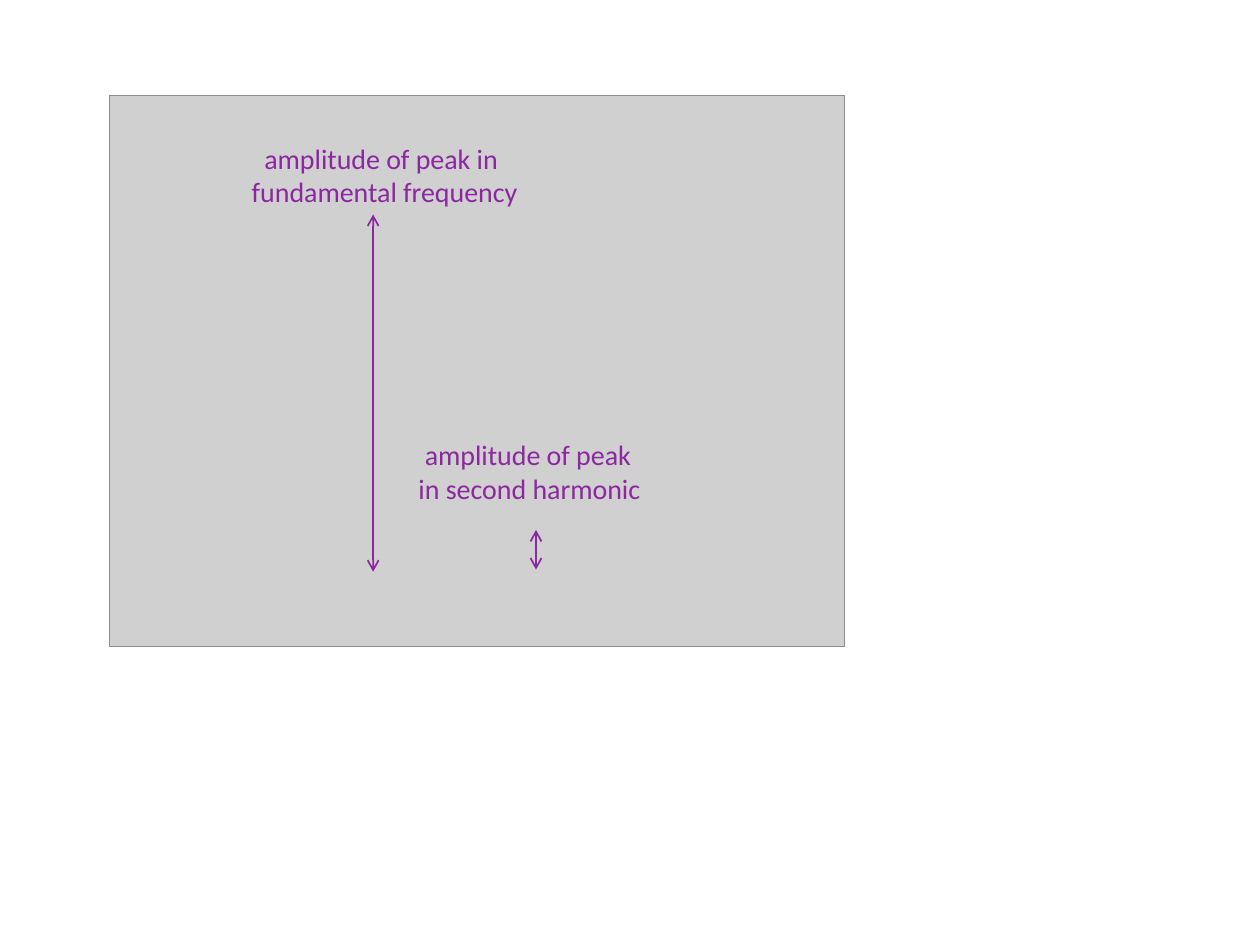
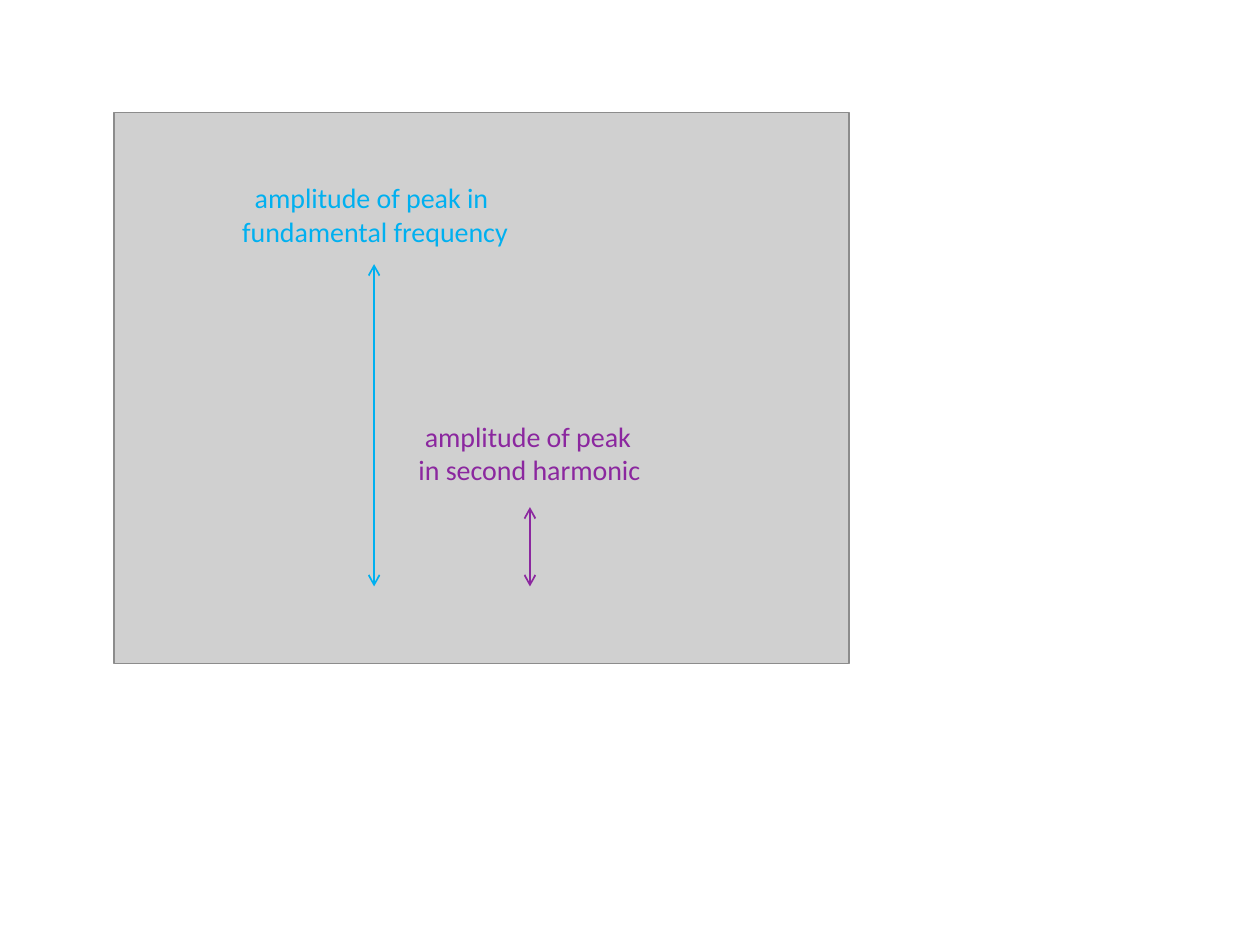
Before and after one commit to laleczka/magisterka, a slide deck: slide 6 of images/grafiki2.pptx. Drawn at 1260x945 pixels with LibreOffice and Linux fonts; fonts in the diff are those of the drawing; grey boxes stand for pictures. Boxes give left, top, right and bottom in pixels: in the first picture for what was removed or moved away, otherwise in the second. Text is boxed around its words. In the diff, an @@ line names an element or a change of style, - is before the commit and + after.

```diff
--- a/images/grafiki2.pptx
+++ b/images/grafiki2.pptx
@@ picture: place and size @@
-picture at (110, 96, 844, 648)
+picture at (115, 112, 849, 664)
@@ text "amplitude of peak in": place and size @@
-text "amplitude of peak in" at (252, 149, 517, 207)
+text "amplitude of peak in" at (242, 188, 508, 247)
@@ text "amplitude of peak in" at (242, 188, 508, 247): text colour #8B279F to #00B0F0 @@
@@ double arrow moved from (373, 214) - (373, 572) to (374, 265) - (374, 586) @@
@@ double arrow (374, 265) - (374, 586): stroke #8B279F 1 pt to #00B0F0 1 pt @@
@@ text "amplitude of peak": place and size @@
-text "amplitude of peak" at (418, 445, 641, 499)
+text "amplitude of peak" at (418, 427, 641, 480)
@@ double arrow moved from (536, 530) - (536, 570) to (530, 507) - (530, 586) @@
```
Also in this commit, not shown: 1 other slide changed, 7 other files.
